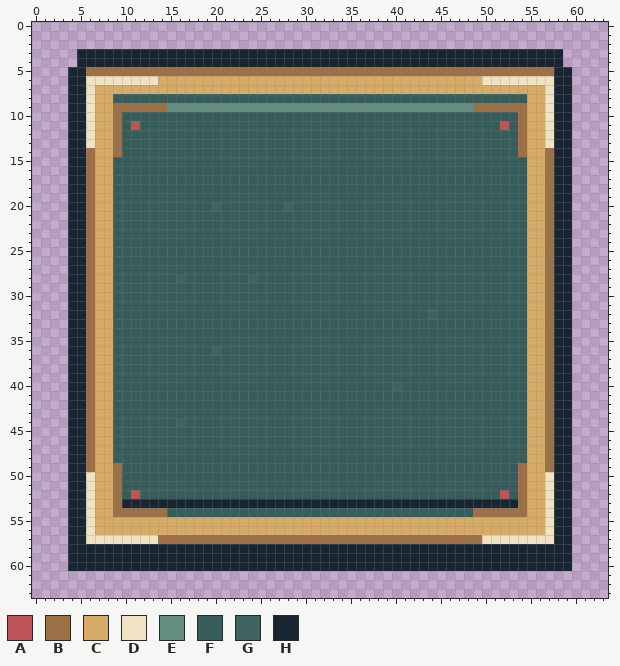
A pixel-art file gets an edit: art/redraw/ui/primary.aseprite. This is how it looked before the edit.
64x64 pixels, 1 frame.
Palette (. is transparent): A #bd5357  B #9d7046  C #d7ab65  D #efe3c3  E #618e80  F #365d59  G #3e6460  H #172631
Now the later version:
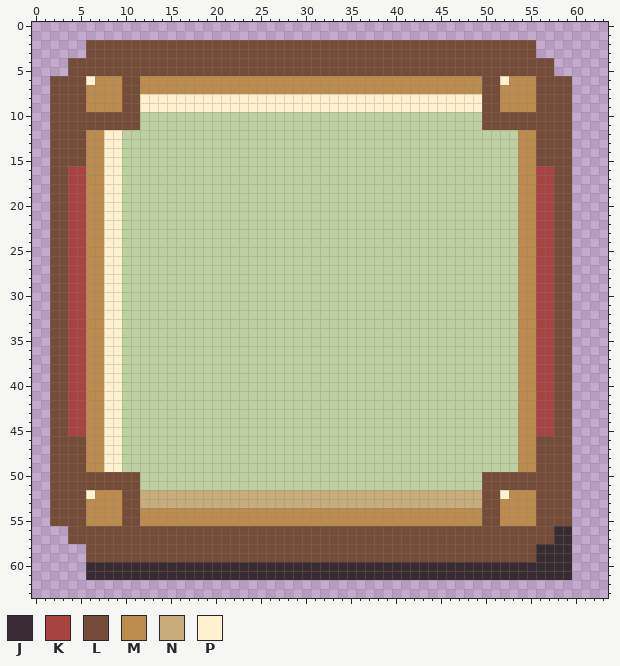
Colours new in this view: J #382c32  K #a84342  L #754c38  M #bb8c4e  N #c8ac7b  P #fff1ce
Log entry: art: realign startup sample with approved moonlit reference
Changes in this commit:
colour F: #365d59 -> #bfd0a0
Changed rows in their new state; - is a pixel that keeps its letter.
Layers "Square corner joinery", "Warm paper and inset rim", "Approved brown timber silhouette":
first column x 2:
 2 ----LLLLLLLLLLLLLLLLLLLLLLLLLLLLLLLLLLLLLLLLLLLLLLLLLL----
 3 ---.LLLLLLLLLLLLLLLLLLLLLLLLLLLLLLLLLLLLLLLLLLLLLLLLLL...-
 4 --LLLLLLLLLLLLLLLLLLLLLLLLLLLLLLLLLLLLLLLLLLLLLLLLLLLLLL.-
 5 --LLLLLLLLLLLLLLLLLLLLLLLLLLLLLLLLLLLLLLLLLLLLLLLLLLLLLL..
 6 LLLLPMMMLLMMMMMMMMMMMMMMMMMMMMMMMMMMMMMMMMMMMMMMLLPMMMLLLL
 7 LLLLMMMMLLMMMMMMMMMMMMMMMMMMMMMMMMMMMMMMMMMMMMMMLLMMMMLLLL
 8 LLLLMMMMLLPPPPPPPPPPPPPPPPPPPPPPPPPPPPPPPPPPPPPPLLMMMMLLLL
 9 LLLLMMMMLLPPPPPPPPPPPPPPPPPPPPPPPPPPPPPPPPPPPPPPLLMMMMLLLL
10 LLLLLLLLLL--------------------------------------LLLLLLLLLL
11 LLLLLLLLLL--------------------------------------LLLLLLLLLL
12 LLLLMMPP--------------------------------------------MMLLLL
13 LLLLMMPP--------------------------------------------MMLLLL
14 LLLLMMPP--------------------------------------------MMLLLL
15 LLLLMMPP--------------------------------------------MMLLLL
16 LLKKMMPP--------------------------------------------MMKKLL
17 LLKKMMPP--------------------------------------------MMKKLL
18 LLKKMMPP--------------------------------------------MMKKLL
19 LLKKMMPP--------------------------------------------MMKKLL
20 LLKKMMPP----------F-------F-------------------------MMKKLL
21 LLKKMMPP--------------------------------------------MMKKLL
22 LLKKMMPP--------------------------------------------MMKKLL
23 LLKKMMPP--------------------------------------------MMKKLL
24 LLKKMMPP--------------------------------------------MMKKLL
25 LLKKMMPP--------------------------------------------MMKKLL
26 LLKKMMPP--------------------------------------------MMKKLL
27 LLKKMMPP--------------------------------------------MMKKLL
28 LLKKMMPP------F-------F-----------------------------MMKKLL
29 LLKKMMPP--------------------------------------------MMKKLL
30 LLKKMMPP--------------------------------------------MMKKLL
31 LLKKMMPP--------------------------------------------MMKKLL
32 LLKKMMPP----------------------------------F---------MMKKLL
33 LLKKMMPP--------------------------------------------MMKKLL
34 LLKKMMPP--------------------------------------------MMKKLL
35 LLKKMMPP--------------------------------------------MMKKLL
36 LLKKMMPP----------F---------------------------------MMKKLL
37 LLKKMMPP--------------------------------------------MMKKLL
38 LLKKMMPP--------------------------------------------MMKKLL
39 LLKKMMPP--------------------------------------------MMKKLL
40 LLKKMMPP------------------------------F-------------MMKKLL
41 LLKKMMPP--------------------------------------------MMKKLL
42 LLKKMMPP--------------------------------------------MMKKLL
43 LLKKMMPP--------------------------------------------MMKKLL
44 LLKKMMPP------F-------------------------------------MMKKLL
45 LLKKMMPP--------------------------------------------MMKKLL
46 LLLLMMPP--------------------------------------------MMLLLL
47 LLLLMMPP--------------------------------------------MMLLLL
48 LLLLMMPP--------------------------------------------MMLLLL
49 LLLLMMPP--------------------------------------------MMLLLL
50 LLLLLLLLLL--------------------------------------LLLLLLLLLL
51 LLLLLLLLLL--------------------------------------LLLLLLLLLL
52 LLLLPMMMLLNNNNNNNNNNNNNNNNNNNNNNNNNNNNNNNNNNNNNNLLPMMMLLLL
53 LLLLMMMMLLNNNNNNNNNNNNNNNNNNNNNNNNNNNNNNNNNNNNNNLLMMMMLLLL
54 LLLLMMMMLLMMMMMMMMMMMMMMMMMMMMMMMMMMMMMMMMMMMMMMLLMMMMLLLL
55 LLLLMMMMLLMMMMMMMMMMMMMMMMMMMMMMMMMMMMMMMMMMMMMMLLMMMMLLLL
56 --LLLLLLLLLLLLLLLLLLLLLLLLLLLLLLLLLLLLLLLLLLLLLLLLLLLLLLJJ
57 --LLLLLLLLLLLLLLLLLLLLLLLLLLLLLLLLLLLLLLLLLLLLLLLLLLLLLLJJ
58 --..LLLLLLLLLLLLLLLLLLLLLLLLLLLLLLLLLLLLLLLLLLLLLLLLLLJJJJ
59 --..LLLLLLLLLLLLLLLLLLLLLLLLLLLLLLLLLLLLLLLLLLLLLLLLLLJJJJ
60 --..JJJJJJJJJJJJJJJJJJJJJJJJJJJJJJJJJJJJJJJJJJJJJJJJJJJJJJ
61 ----JJJJJJJJJJJJJJJJJJJJJJJJJJJJJJJJJJJJJJJJJJJJJJJJJJJJJJ
Where, in picture pixels (left, top, right, bottom), the same in both pictures:
changed: (50, 40, 572, 580)
